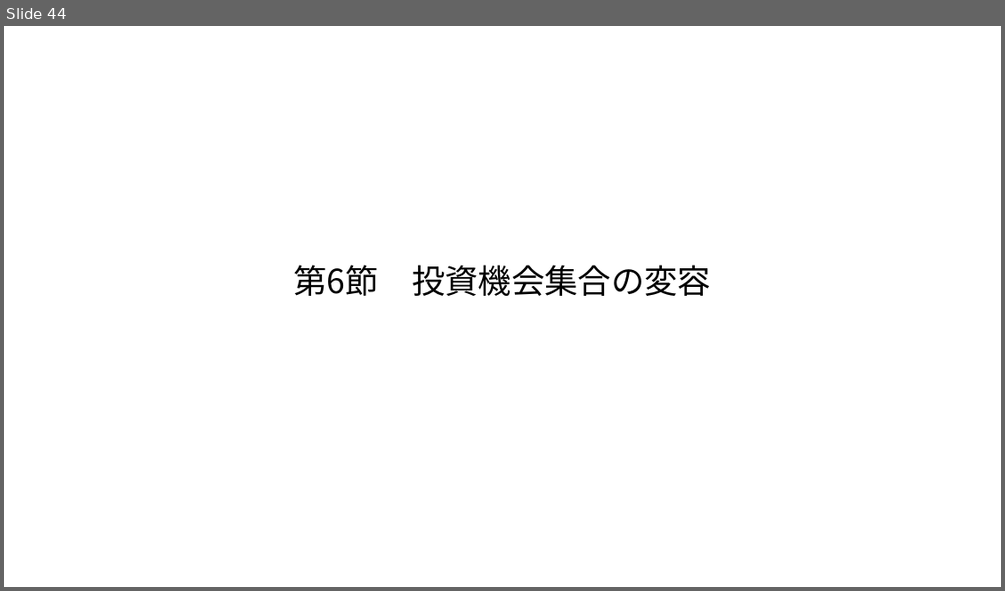
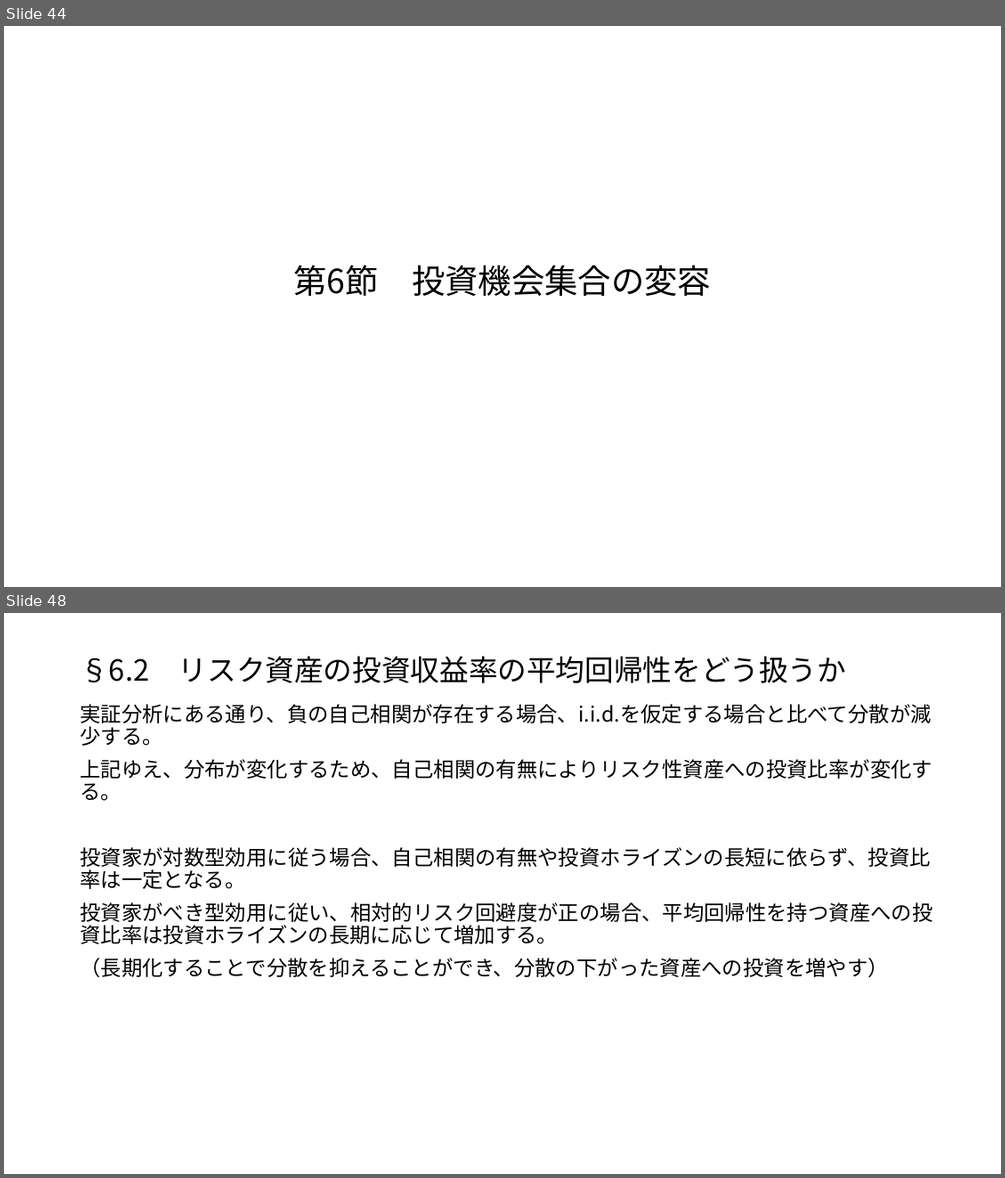
Before and after one commit to macha1811/Long-term-Investment-Theory-and-Practice, a slide deck: 第2章.pptx. Shown one above the other, each under a label of ours: slide 44 before the commit, slides 44 and 48 after it; the slides between them are not shown. The pictures are 1005x591 and 1005x1178 pixels, drawn with LibreOffice and Linux fonts; fonts in the diff are those of the drawing. Boxes give left, top, right and bottom in pixels: in the first picture for what was removed or moved away, otherwise in the second. Text is boxed around its words. In the diff, an @@ line names an element or a change of style, - is before the commit and + after.

```diff
--- a/第2章.pptx
+++ b/第2章.pptx
@@ slide 48 added at <box>4,613,1001,1174</box>, background #FFFFFF @@
@@ title added at <box>80,656,846,683</box>, 28 pt, text #000000 @@
+§6.2 リスク資産の投資収益率の平均回帰性をどう扱うか
@@ text added at <box>80,704,932,977</box>, 20 pt, text #000000 @@
+実証分析にある通り、負の自己相関が存在する場合、i.i.d.を仮定する場合と比べて分散が減少する。
+上記ゆえ、分布が変化するため、自己相関の有無によりリスク性資産への投資比率が変化する。
+投資家が対数型効用に従う場合、自己相関の有無や投資ホライズンの長短に依らず、投資比率は一定となる。
+投資家がべき型効用に従い、相対的リスク回避度が正の場合、平均回帰性を持つ資産への投資比率は投資ホライズンの長期に応じて増加する。
+（長期化することで分散を抑えることができ、分散の下がった資産への投資を増やす）
```
Also in this commit, not shown: 1 slide changed, 2 other slides added.
